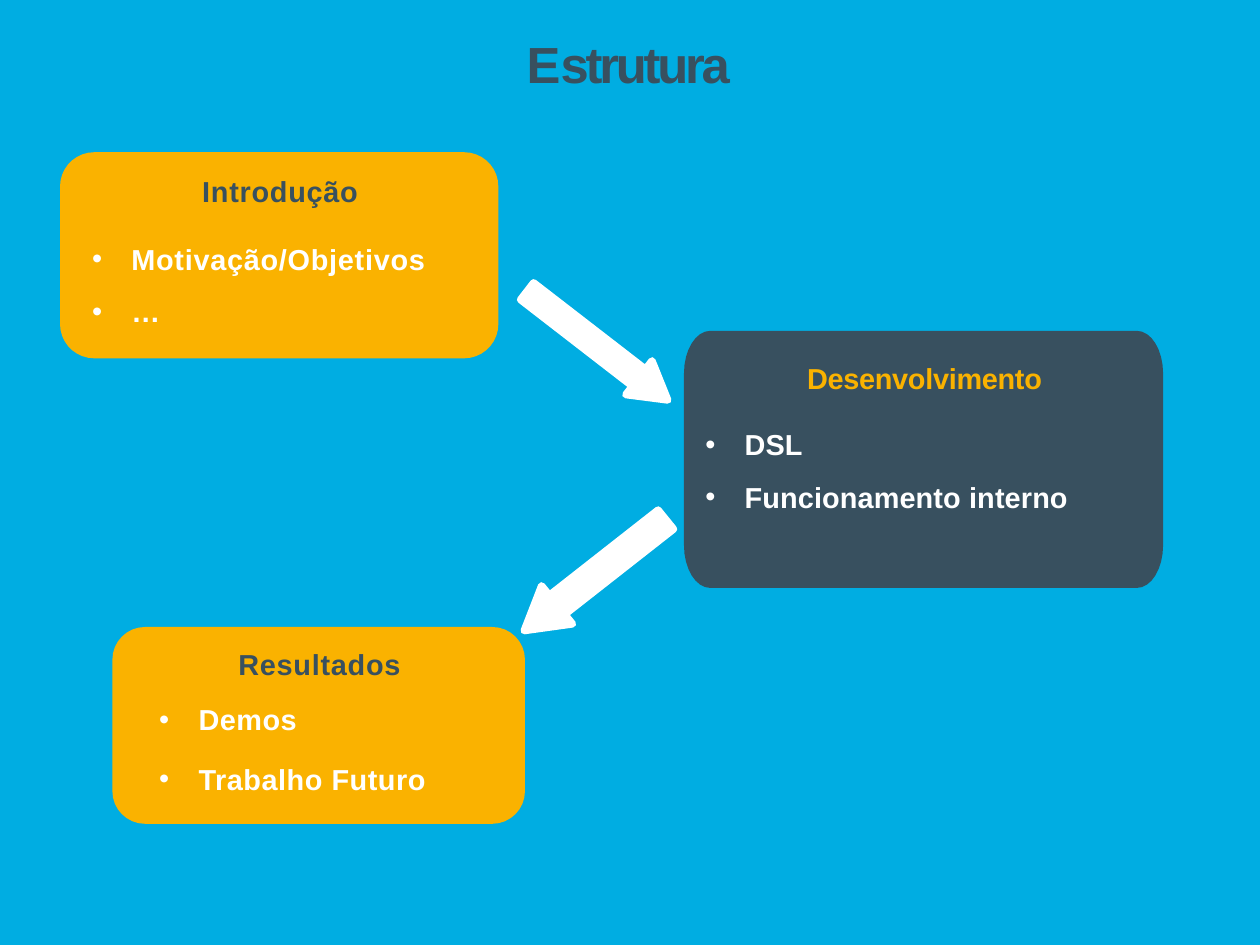
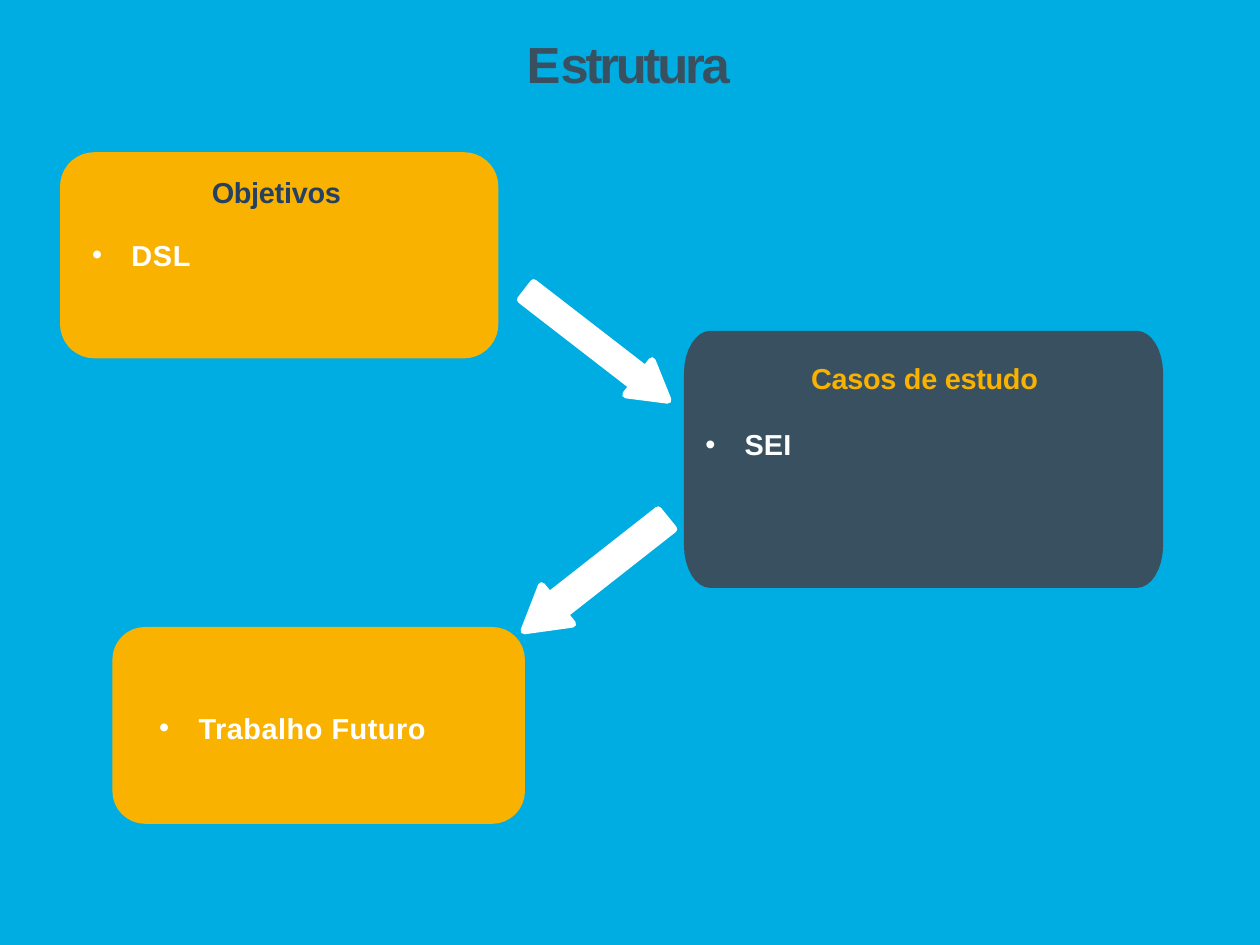
Before and after one commit to Tibblue/PLC, a slide deck: slide 2 of LEI/apresentações/checkpoint2/apresLEI_grupo47.pptx. Drawn at 1260x945 pixels with LibreOffice and Linux fonts; fonts in the diff are those of the drawing. Boxes give left, top, right and bottom in pixels: in the first picture for what was removed or moved away, otherwise in the second. Text is boxed around its words. In the diff, an @@ line names an element or a change of style, - is before the commit and + after.

```diff
--- a/LEI/apresentações/checkpoint2/apresLEI_grupo47.pptx
+++ b/LEI/apresentações/checkpoint2/apresLEI_grupo47.pptx
@@ text at [212, 182, 341, 209]: text changed; text colour #38505F to #254061 @@
-Introdução
+Objetivos
@@ text at [131, 246, 190, 267]: text changed @@
-• Motivação/Objetivos
-• …
+• DSL
@@ text at [811, 368, 1038, 390]: text changed @@
-Desenvolvimento
+Casos de estudo
@@ text at [745, 435, 792, 456]: text changed @@
-• DSL
-• Funcionamento interno
+• SEI
@@ text removed at [238, 654, 400, 676] @@
-Resultados
@@ text "Trabalho Futuro": place and size @@
-text "Trabalho Futuro" at [199, 710, 426, 791]
+text "Trabalho Futuro" at [199, 718, 426, 740]
@@ text at [199, 710, 297, 731]: paragraph removed @@
-• Demos
```
Also in this commit, not shown: 4 other slides changed, 1 slide added, 2 slides removed.
